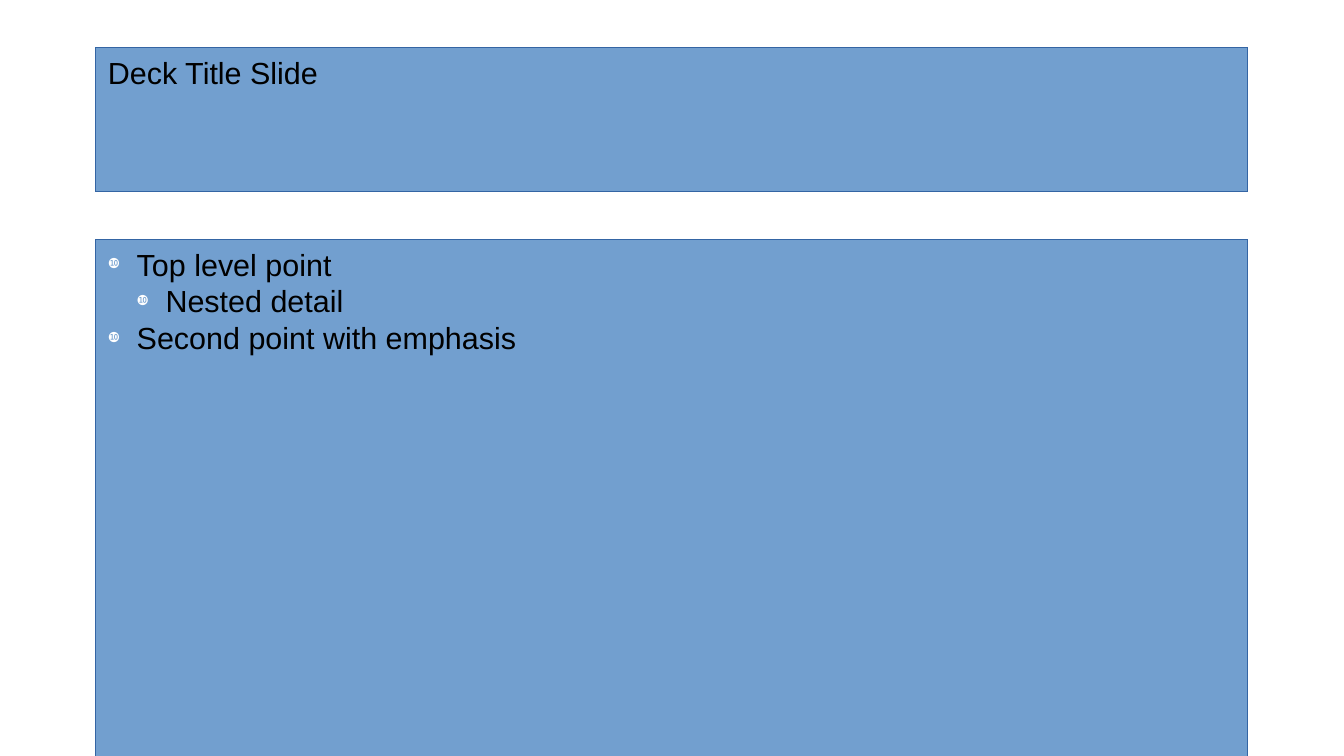
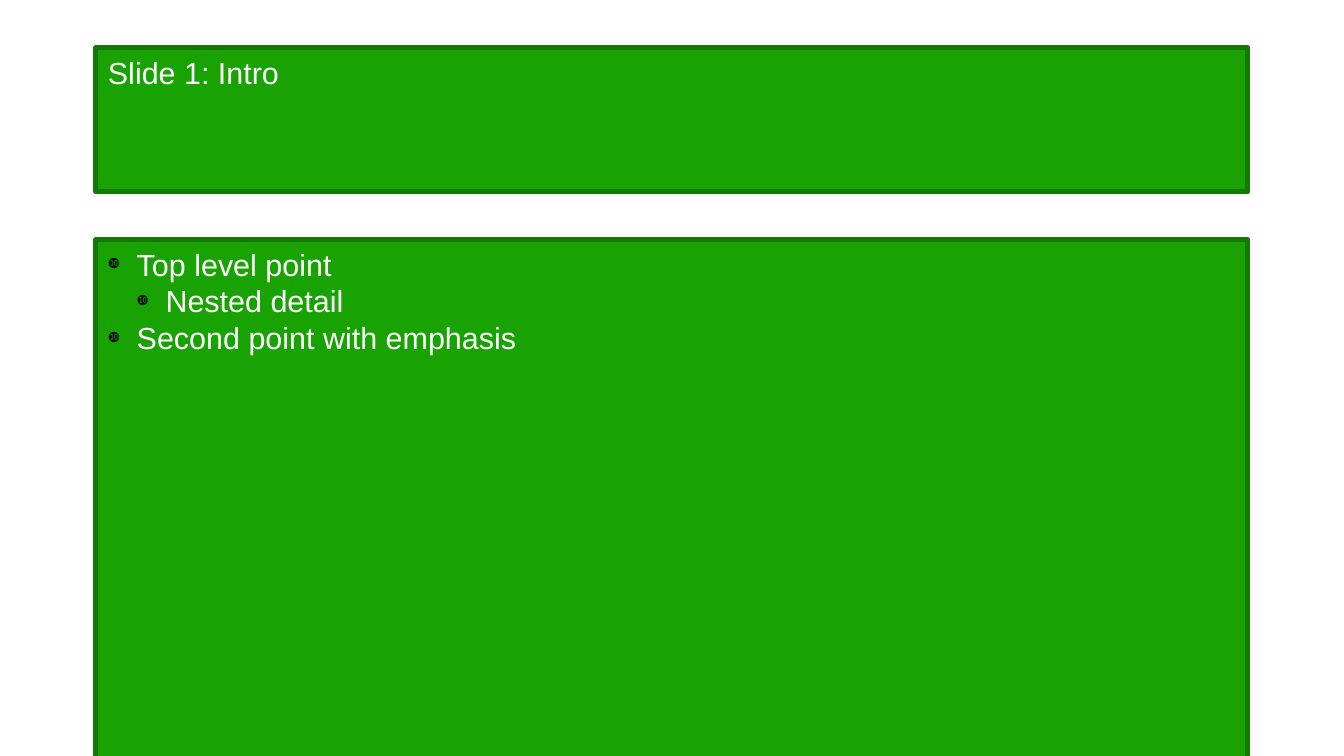
Before and after one commit to BaseBlocks-HQ/anydoc, a slide deck: slide 1 of apps/playground/src/assets/samples/presentation.pptx. Drawn at 1344x756 pixels with LibreOffice and Linux fonts; fonts in the diff are those of the drawing. Boxes give left, top, right and bottom in pixels: in the first picture for what was removed or moved away, otherwise in the second. Text is boxed around its words. In the diff, an @@ line names an element or a change of style, - is before the commit and + after.

```diff
--- a/apps/playground/src/assets/samples/presentation.pptx
+++ b/apps/playground/src/assets/samples/presentation.pptx
@@ rectangle "Slide 1: Intro" at (x1=96, y1=48, x2=1249, y2=191): fill #729FCF to #18A303; outline #3465A4 0 pt to #127A02 3 pt @@
@@ text in rectangle at (x1=108, y1=62, x2=279, y2=85): text changed; text colour #000000 to #FFFFFF @@
-Deck Title Slide
+Slide 1: Intro
@@ rectangle "Top level point" at (x1=96, y1=240, x2=1249, y2=756): text colour #000000 to #FFFFFF; bullet colour #FFFFFF to #000000; fill #729FCF to #18A303; outline #3465A4 0 pt to #127A02 3 pt @@
```
Also in this commit, not shown: 1 other slide changed, 8 slides added, 41 other files.
